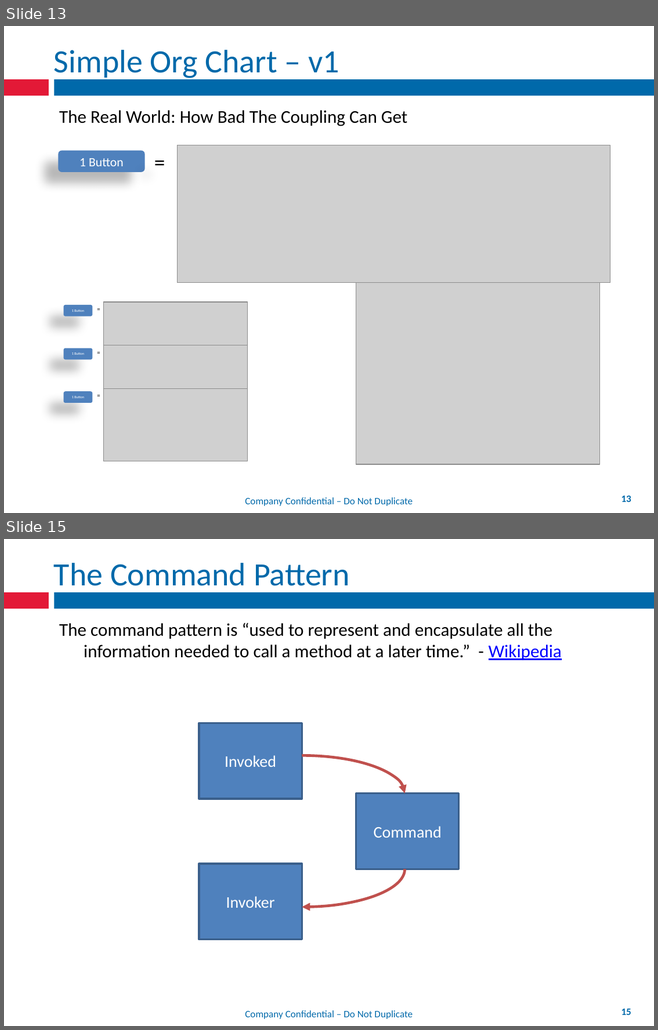
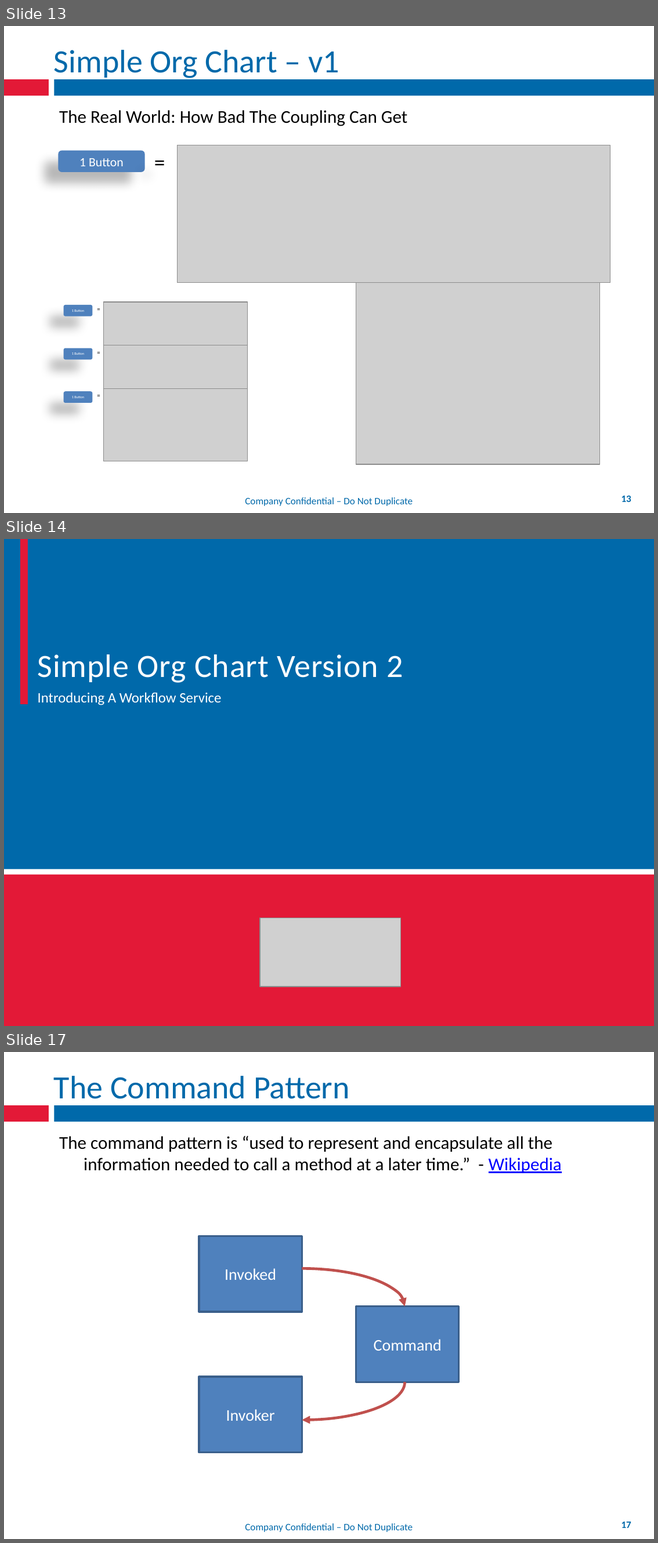
Before and after one commit to mxriverlynn/presentations-and-training, a slide deck: Decoupling Workflow With App Controler/Decoupling Workflow From Forms.pptx. Shown one above the other, each under a label of ours: slides 13 and 15 before the commit, slides 13, 14 and 17 after it; the slides between them are not shown. The pictures are 658x1030 and 658x1543 pixels, drawn with LibreOffice and Linux fonts; fonts in the diff are those of the drawing; grey boxes stand for pictures; background and template pictures are left out. Boxes give left, top, right and bottom in pixels: in the first picture for what was removed or moved away, otherwise in the second. Text is boxed around its words. In the diff, an @@ line names an element or a change of style, - is before the commit and + after.

Commit message:
adding 'workflow' version of code and outline of slides

```diff
--- a/Decoupling Workflow With App Controler/Decoupling Workflow From Forms.pptx
+++ b/Decoupling Workflow With App Controler/Decoupling Workflow From Forms.pptx
@@ slide 14 added at bbox=[4, 539, 654, 1026], background #FFFFFF; not listed: 2 template elements that a slide beside it also shows @@
@@ rectangle added at bbox=[4, 539, 654, 869], fill #0069AA @@
@@ rectangle added at bbox=[20, 539, 27, 704], fill #E31937 @@
@@ text added at bbox=[38, 654, 402, 683], 36 pt, text #FFFFFF @@
+Simple Org Chart Version 2
@@ text added at bbox=[38, 692, 221, 705], 16 pt, text #FFFFFF @@
+Introducing A Workflow Service
@@ rectangle added at bbox=[4, 875, 654, 1026], fill #E31937 @@
@@ picture added at bbox=[260, 918, 401, 987] @@
@@ what was slide 15 is now slide 17 @@
@@ page number at bbox=[621, 1522, 631, 1528]: text changed @@
-15
+17
```
Also in this commit, not shown: 1 slide changed, 1 other slide added, 41 other files.
